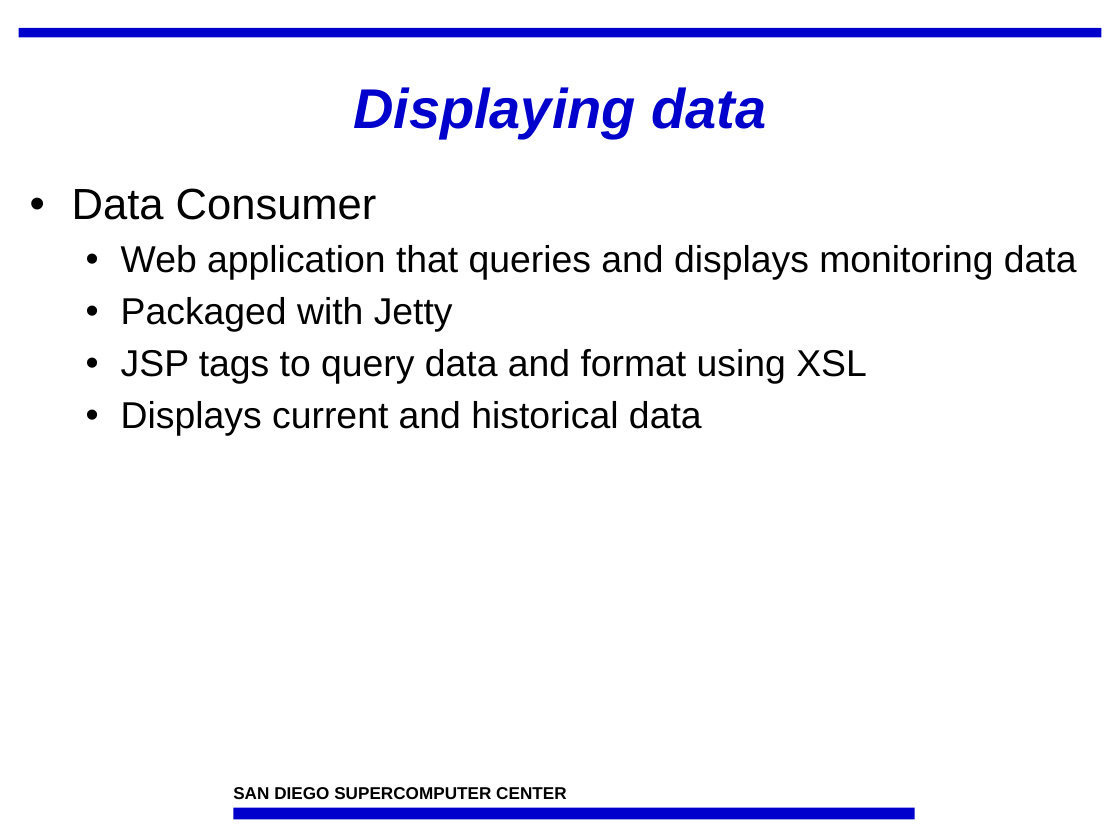
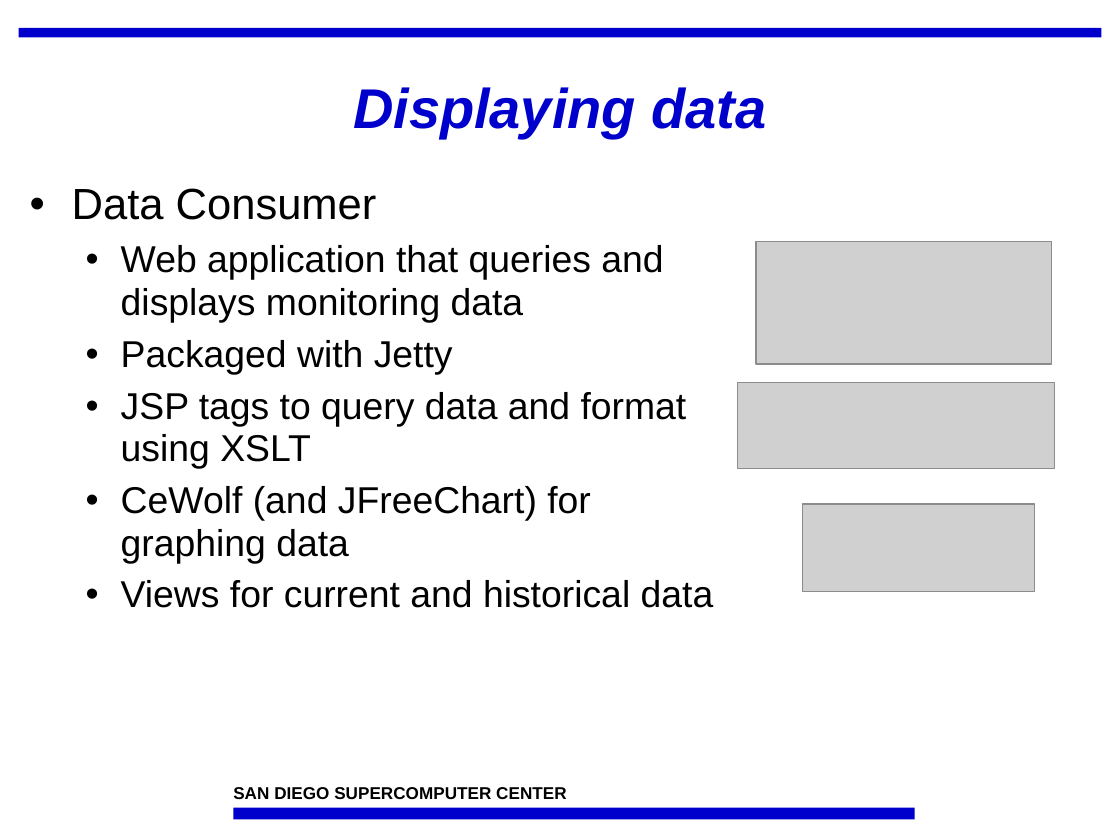
Before and after one commit to IncaProject/inca-xsede, a slide deck: slide 10 of talks/sc07/inca-sc07.ppt. Drawn at 1120x840 pixels with LibreOffice and Linux fonts; fonts in the diff are those of the drawing; grey boxes stand for pictures; background and template pictures are left out. Boxes give left, top, right and bottom in pixels: in the first picture for what was removed or moved away, otherwise in the second. Text is boxed around its words. In the diff, an @@ line names an element or a change of style, - is before the commit and + after.

```diff
--- a/talks/sc07/inca-sc07.ppt
+++ b/talks/sc07/inca-sc07.ppt
@@ picture added at bbox=[756, 241, 1052, 364] @@
@@ picture added at bbox=[737, 383, 1054, 469] @@
@@ text at bbox=[121, 392, 714, 608]: text changed @@
-  • JSP tags to query data and format using XSL
-  • Displays current and historical data
+  • JSP tags to query data and format using XSLT
+  • CeWolf (and JFreeChart) for graphing data
+  • Views for current and historical data
@@ picture added at bbox=[803, 504, 1035, 591] @@
```
Also in this commit, not shown: 6 other slides changed, 1 slide added, 3 other files.
